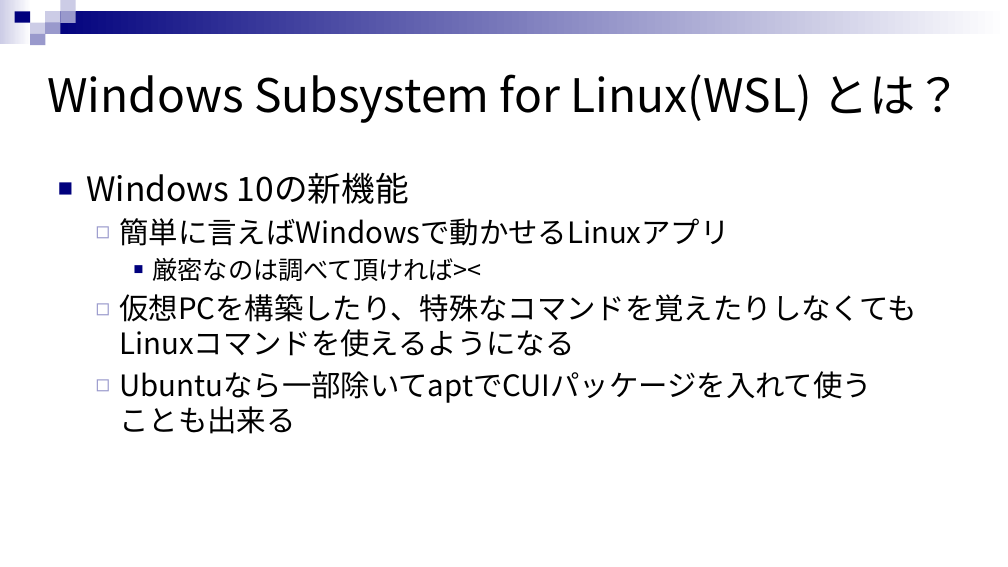
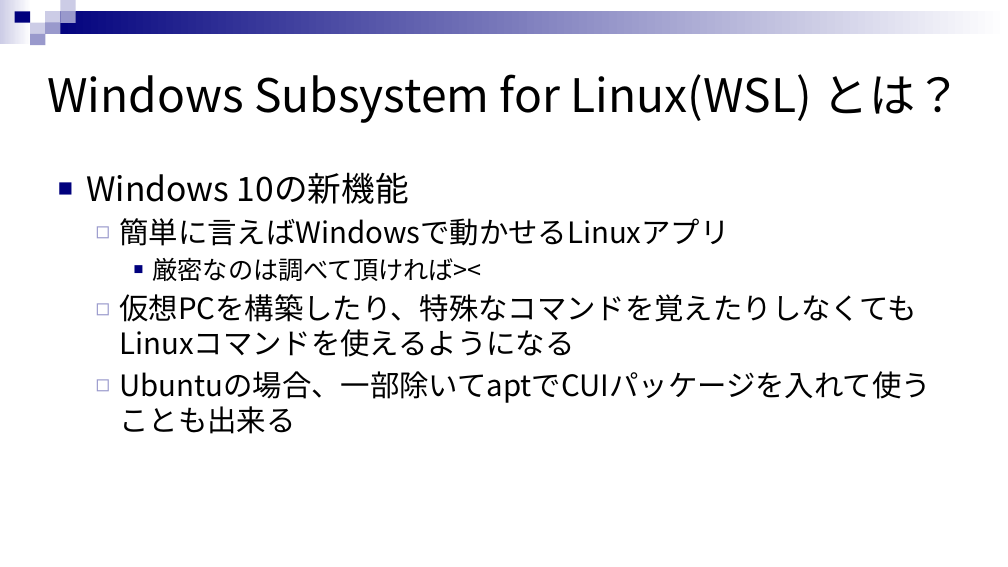
Before and after one commit to rensuke/SIMUonWSL, a slide deck: slide 2 of RE_SIMU_ON_WSL.pptx. Drawn at 1008x567 pixels with LibreOffice and Linux fonts; fonts in the diff are those of the drawing. Boxes give left, top, right and bottom in pixels: in the first picture for what was removed or moved away, otherwise in the second. Text is boxed around its words. In the diff, an @@ line names an element or a change of style, - is before the commit and + after.

```diff
--- a/RE_SIMU_ON_WSL.pptx
+++ b/RE_SIMU_ON_WSL.pptx
@@ text at <box>119,371,930,434</box>: text changed @@
-  ◻ Ubuntuなら一部除いてaptでCUIパッケージを入れて使う
-    ことも出来る
+  ◻ Ubuntuの場合、一部除いてaptでCUIパッケージを入れて使う
+    ことも出来る
```
Also in this commit, not shown: 3 slides added, 1 slide removed.
